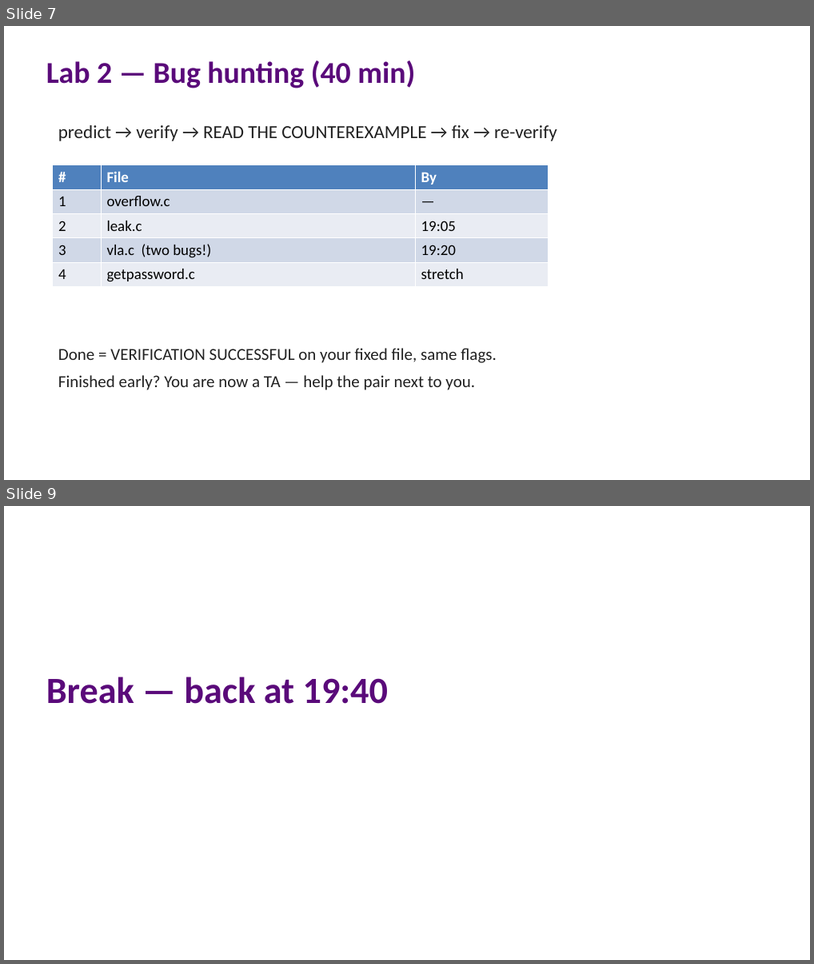
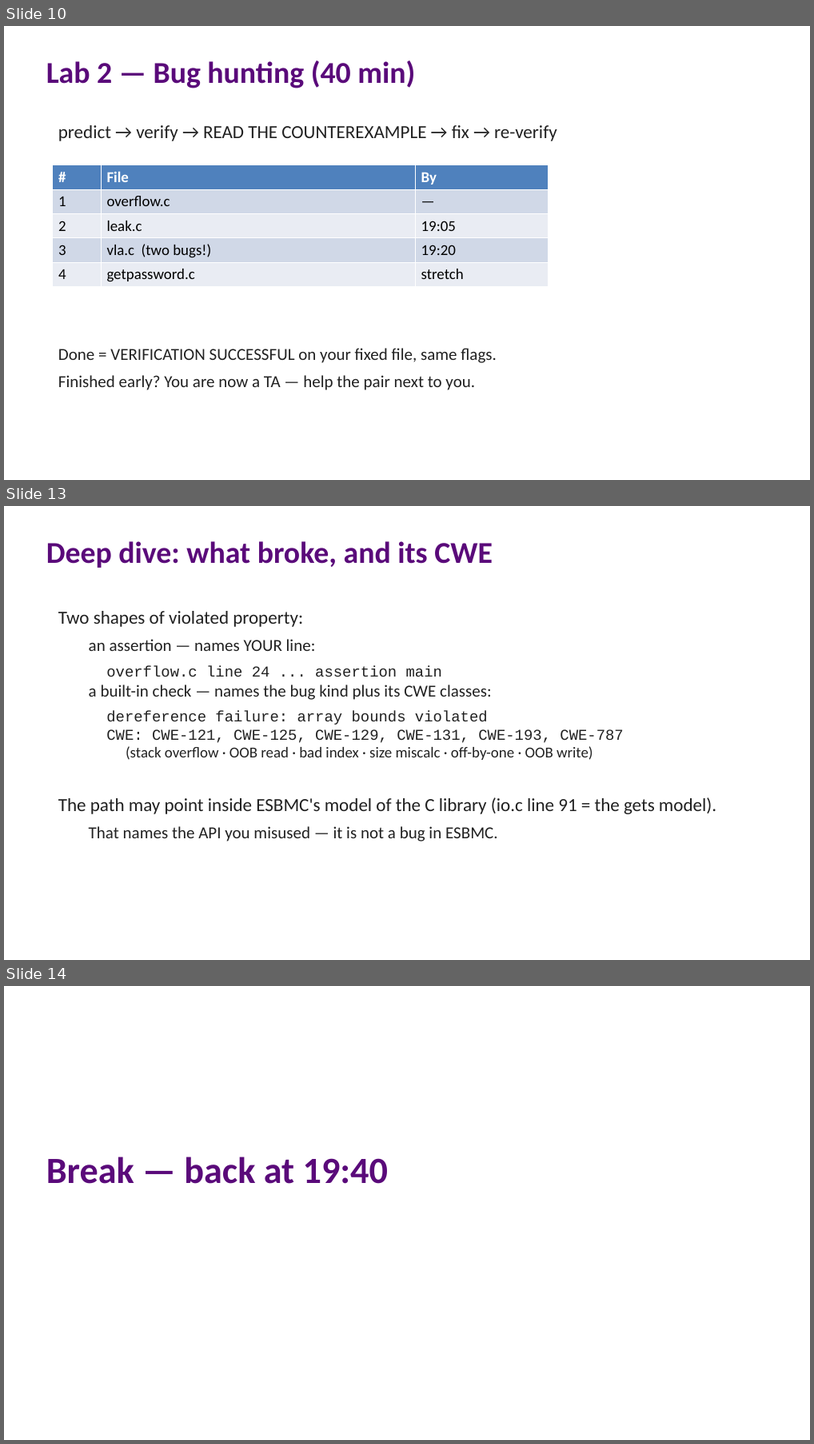
Before and after one commit to lucasccordeiro/unifei, a slide deck: slides/session2/01-session2-hands-on.pptx. Shown one above the other, each under a label of ours: slides 7 and 9 before the commit, slides 10, 13 and 14 after it; the slides between them are not shown. The pictures are 814x964 and 814x1444 pixels, drawn with LibreOffice and Linux fonts; fonts in the diff are those of the drawing. Boxes give left, top, right and bottom in pixels: in the first picture for what was removed or moved away, otherwise in the second. Text is boxed around its words. In the diff, an @@ line names an element or a change of style, - is before the commit and + after.

```diff
--- a/slides/session2/01-session2-hands-on.pptx
+++ b/slides/session2/01-session2-hands-on.pptx
@@ slide 13 added at [4,506,810,960], background #FFFFFF @@
@@ text added at [46,541,493,568], 36 pt, text #5A0A7A, bold @@
+Deep dive: what broke, and its CWE
@@ text added at [58,611,717,841], 18 pt, text #212121 @@
+Two shapes of violated property:
+  an assertion — names YOUR line:
+  overflow.c line 24 ... assertion main
+  a built-in check — names the bug kind plus its CWE classes:
+  dereference failure: array bounds violated
+  CWE: CWE-121, CWE-125, CWE-129, CWE-131, CWE-193, CWE-787
+    (stack overflow · OOB read · bad index · size miscalc · off-by-one · OOB write)
+The path may point inside ESBMC's model of the C library (io.c line 91 = the gets model).
+  That names the API you misused — it is not a bug in ESBMC.
@@ what was slide 7 is now slide 10 @@
@@ what was slide 9 is now slide 14 @@
```
Also in this commit, not shown: 1 slide changed, 4 other slides added, 12 other files.
